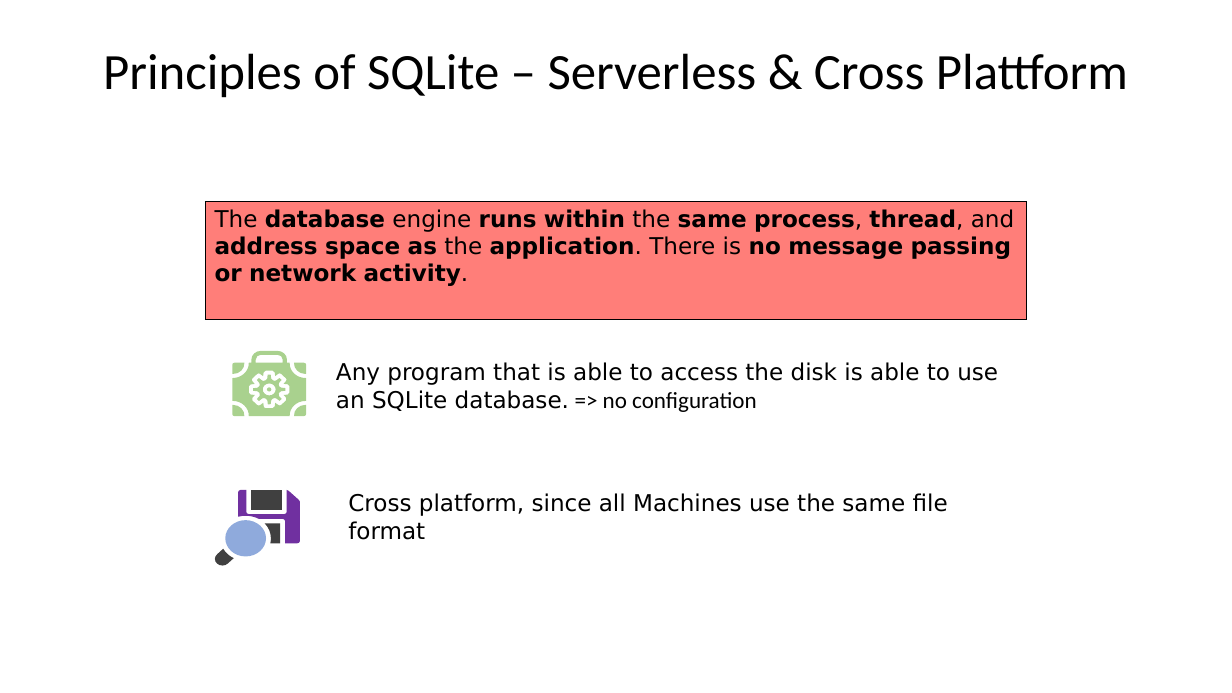
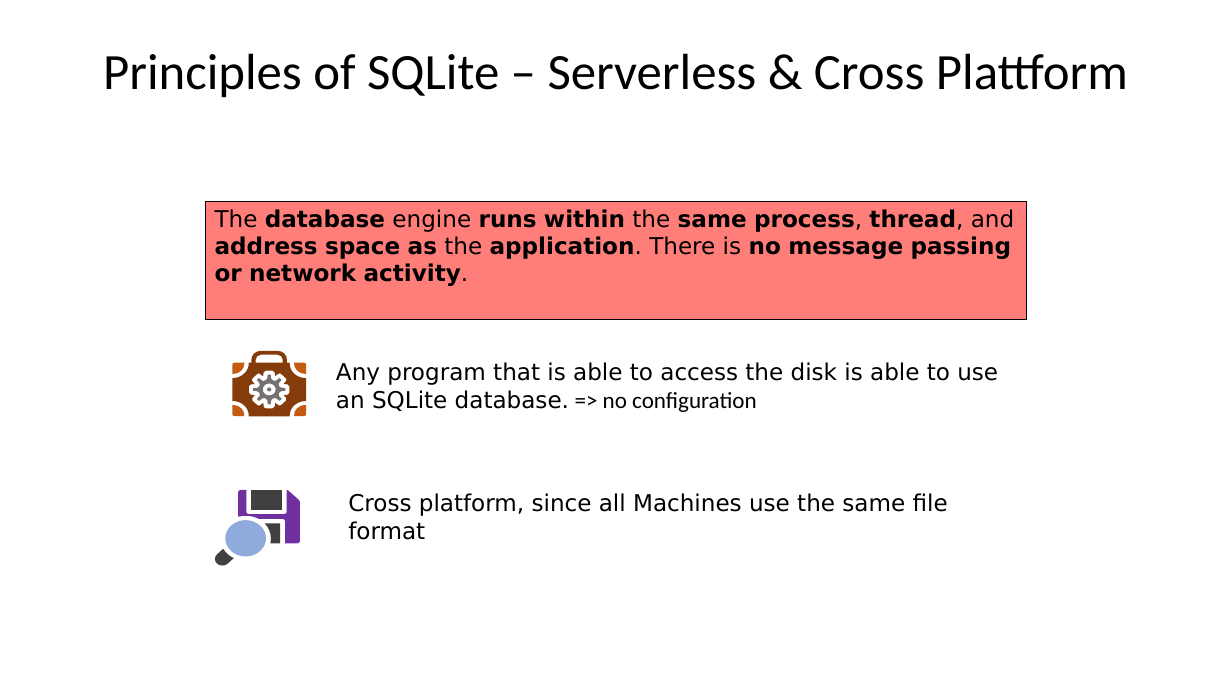
Before and after one commit to AntonioPirani/SQLiteProject, a slide deck: slide 6 of Presentation.pptx. Drawn at 1232x693 pixels with LibreOffice and Linux fonts; fonts in the diff are those of the drawing. Boxes give left, top, right and bottom in pixels: in the first picture for what was removed or moved away, otherwise in the second. Text is boxed around its words. In the diff, an @@ line names an element or a change of style, - is before the commit and + after.

Commit message:
update colours

```diff
--- a/Presentation.pptx
+++ b/Presentation.pptx
@@ freeform shape at [233,351,307,417]: fill #A9D18E to #843C0B; outline redrawn @@
@@ freeform shape at [253,375,286,405]: fill #A9D18E to #767171 @@
@@ freeform shape at [267,387,272,392]: fill #A9D18E to #767171 @@
@@ fill #A9D18E to #C55A11 in 4 elements at [233,405,246,416], [233,363,246,374], [294,405,307,416], [294,363,307,374] @@
```
